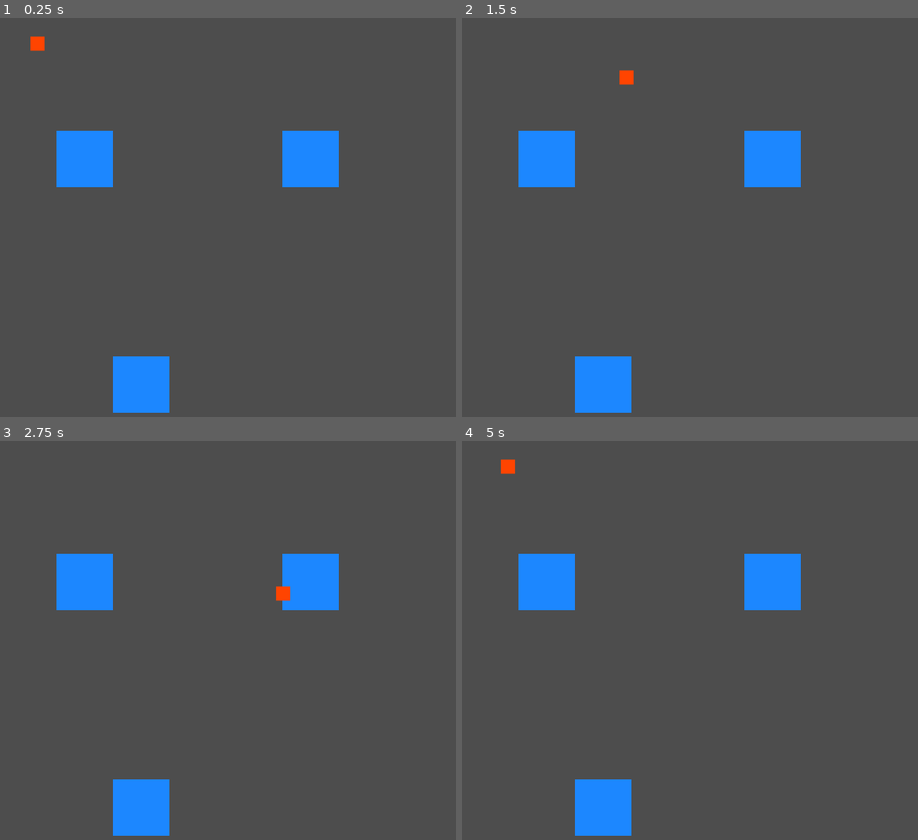
Above: before the commit, frames 1-4 (two rows, left to right).
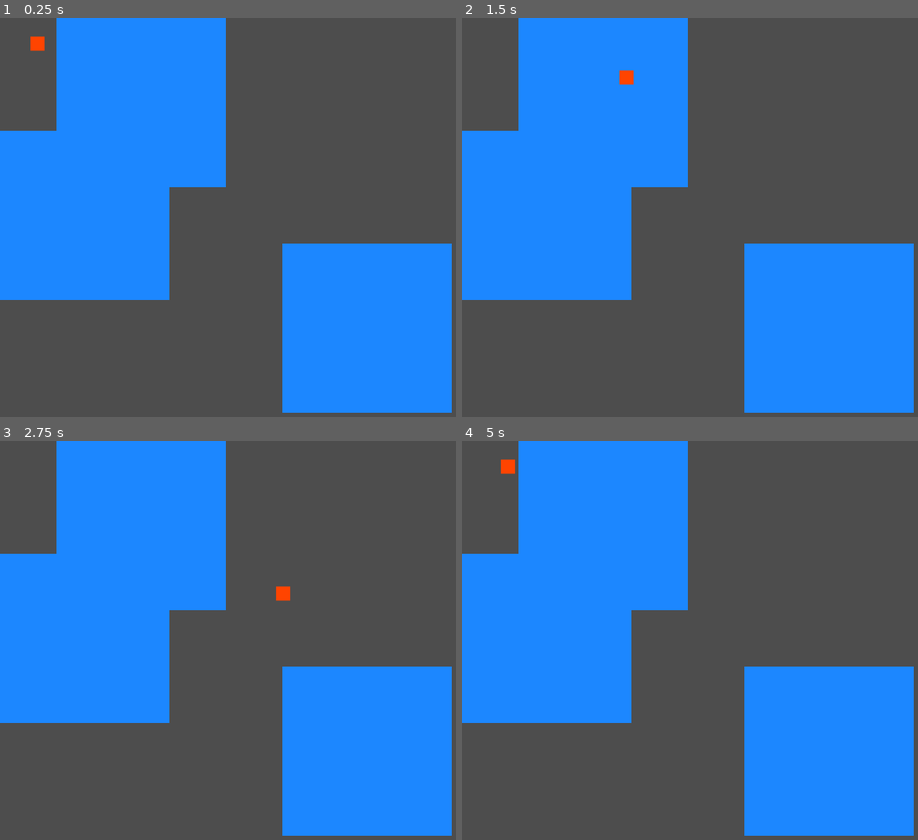
Above: after the commit, the same moments.

Repository: KirigayaRyuunosuke/Godot_Experiments
Game: Godot game, scene res://nodes/base/base.tscn
Two runs of this game, one before a commit and one after it. Both use one fixed random seed, a clock stepped at 60 frames per second and the inputs below.
Inputs:
- Up to frame 1 (0.25 s): no input
- Up to frame 2 (1.5 s): tap Enter at 0.5 s; hold Right (move_right) 0.53-1.28 s; hold Down (move_down) from 1.28 s (still down)
- Up to frame 3 (2.75 s): tap Space at 2 s; release Down (move_down) at 2.03 s; hold Right (move_right) from 2.03 s (still down)
- Up to frame 4 (5 s): release Right (move_right) at 2.78 s; hold Up (move_up) 2.78-3.53 s; hold Left (move_left) from 3.53 s (still down)

The runs differ from the first frame. In frame 1, 46% of the frame differs, in the area x 0-100%, y 0-99%; in frame 2, 45%; in frame 3, 45%; in frame 4, 46%.

Commit message:
added drawing halls

Diff:
--- a/procedural/nodes/base/base.gd
+++ b/procedural/nodes/base/base.gd
@@ -28,25 +28,29 @@
 	var result = []
 	var points = []
 	points = _randomPointsGenerator(rows,cols,halls)
-	result = _drawPoints(points,halls,rows,cols)
+	result = _drawHalls(points,rows,cols)
 	return result
 
-func _drawPoints(points,howMany,rows,cols):
+func _drawHalls(points,rows,cols):
 	var result = []
 	for a in range(rows):
 		result.append([])
 		for i in range(cols):
 			result[a].append(0)
 		print(str(result[a]))
-	for i in range(howMany):
-		result[points[i][0]][points[i][1]] = 1
+	for i in range(points.size()):
+		for x in range(3):
+			for y in range(3):
+				result[points[i][0]+x][points[i][1]+y] = 1
 	return result
 
 func _randomPointsGenerator(rangeX,rangeY,howMany):
 	var points = []
-	points.append([randi()%rangeX,randi()%rangeY])
+	var x = rangeX - 2
+	var y = rangeY - 2
+	points.append([randi()%x,randi()%y])
 	for i in range(howMany-1):
-		points.append([randi()%rangeX,randi()%rangeY])
+		points.append([randi()%x,randi()%y])
 	return points
 
 func _drawMap(array):
